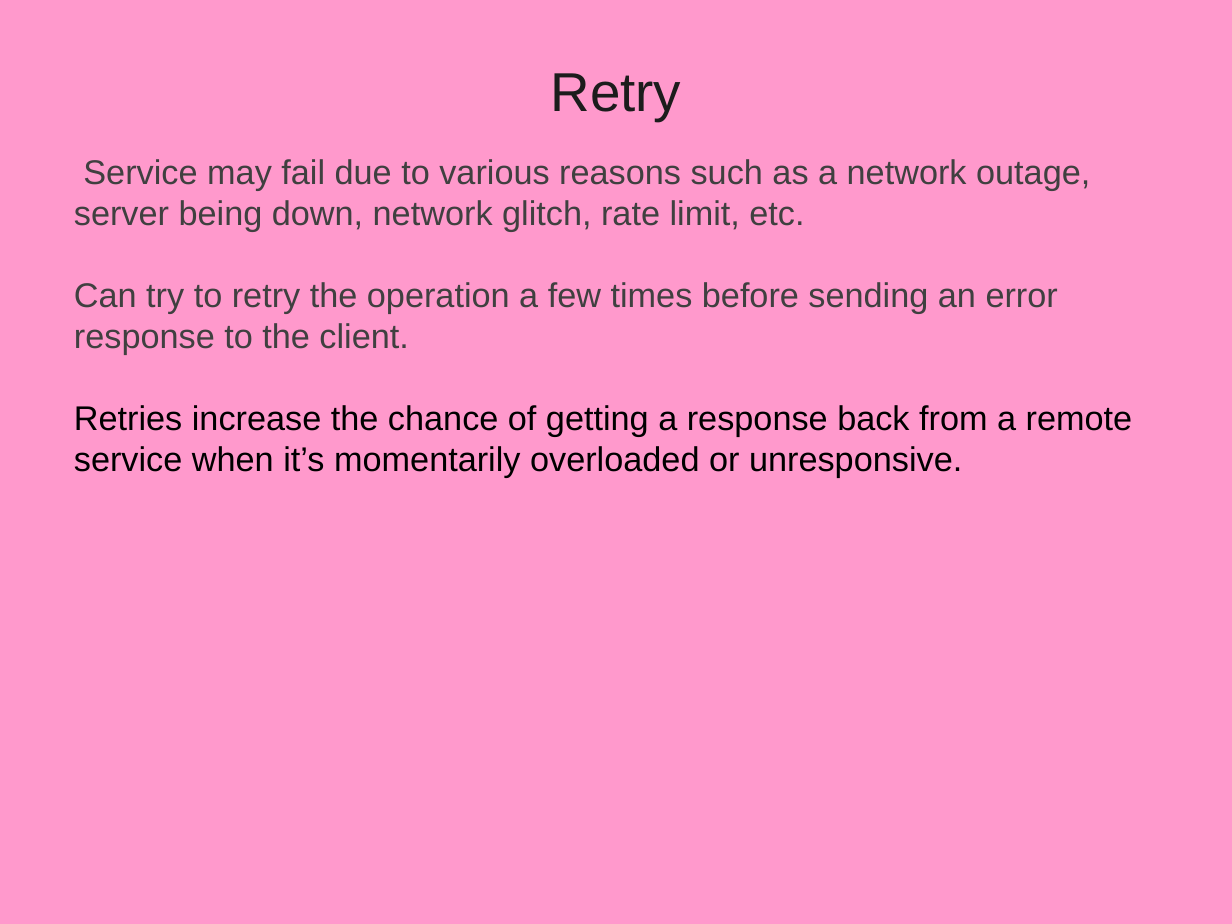
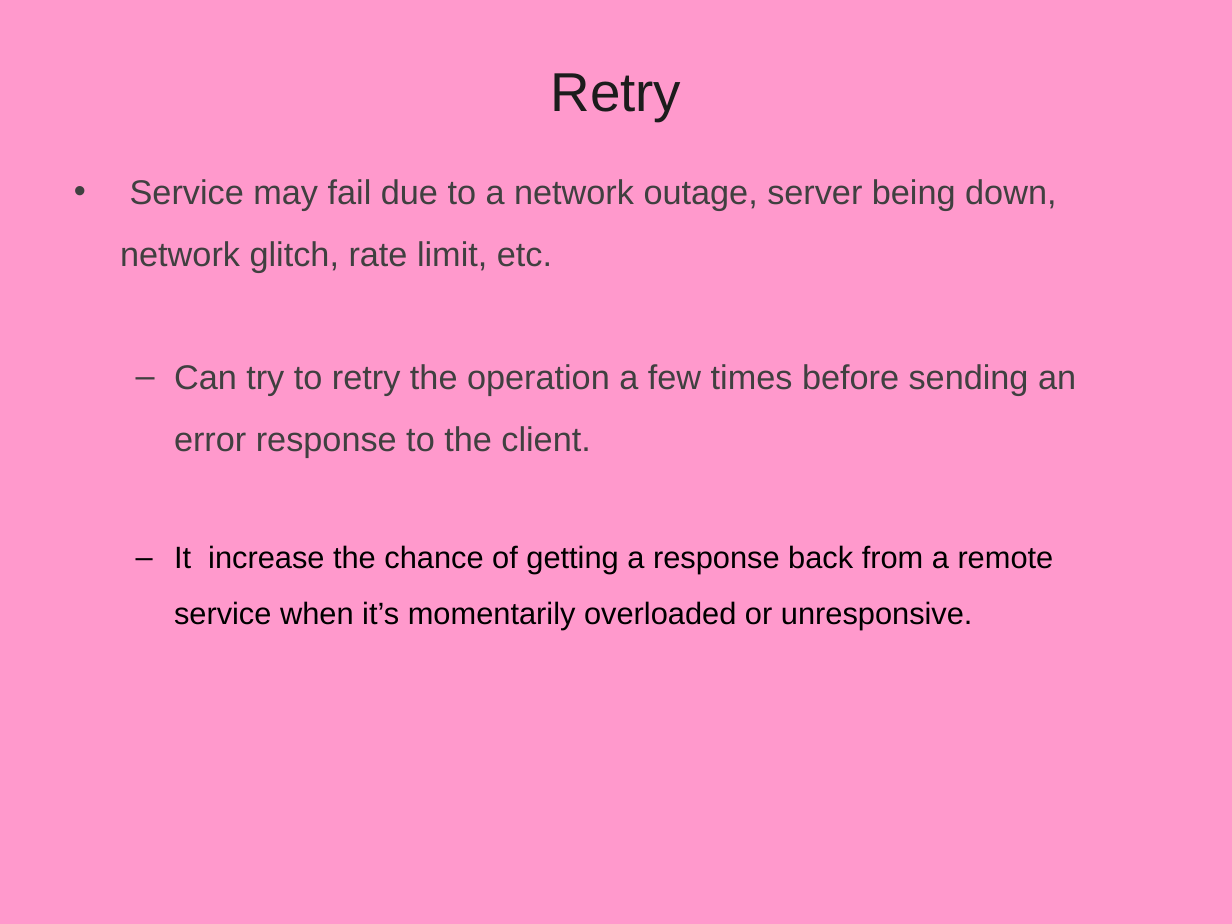
Before and after one commit to vatsanTraining/training_oct_2025, a slide deck: slide 81 of MicroService_Module2_Bajaj.pptx (slide 107 before the commit). Drawn at 1232x924 pixels with LibreOffice and Linux fonts; fonts in the diff are those of the drawing; background and template pictures are left out. Boxes give left, top, right and bottom in pixels: in the first picture for what was removed or moved away, otherwise in the second. Text is boxed around its words. In the diff, an @@ line names an element or a change of style, - is before the commit and + after.

```diff
--- a/MicroService_Module2_Bajaj.pptx
+++ b/MicroService_Module2_Bajaj.pptx
@@ text at <box>120,179,1056,272</box>: text changed @@
-Service may fail due to various reasons such as a network outage, server being down, network glitch, rate limit, etc.
+• Service may fail due to a network outage, server being down, network glitch, rate limit, etc.
@@ text at <box>174,364,1076,457</box>: bullet none to –; list level 1 to 2 in "Can try to retry the ..."; line spacing 1 to 1.5 @@
@@ text at <box>174,545,1054,629</box>: text changed; size 20 to 18 pt @@
-Retries increase the chance of getting a response back from a remote service when it’s momentarily overloaded or unresponsive.
+  – It increase the chance of getting a response back from a remote service when it’s momentarily overloaded or unresponsive.
```
Also in this commit, not shown: 5 other slides changed, 2 slides removed, 1 other file.
